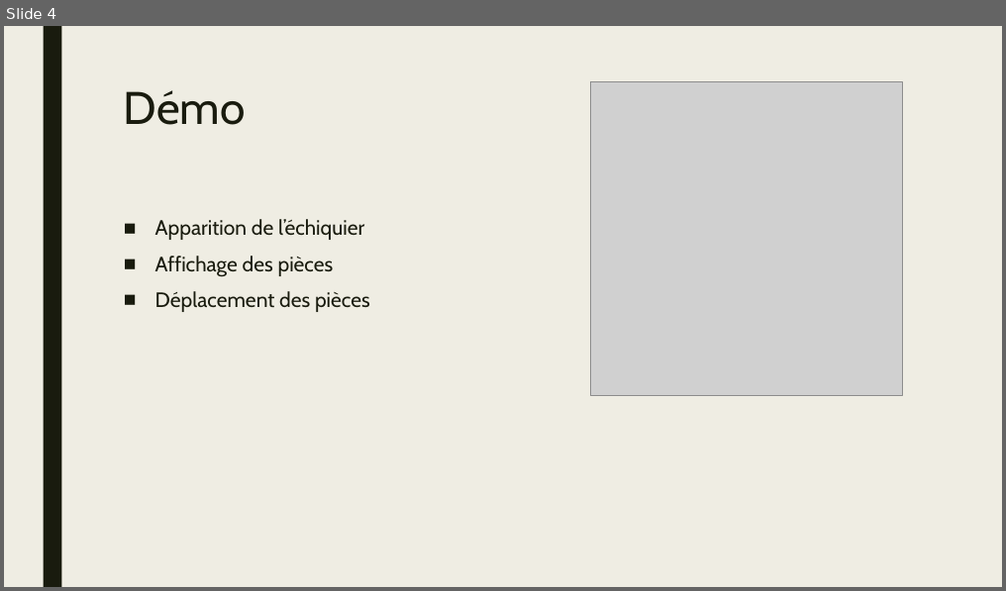
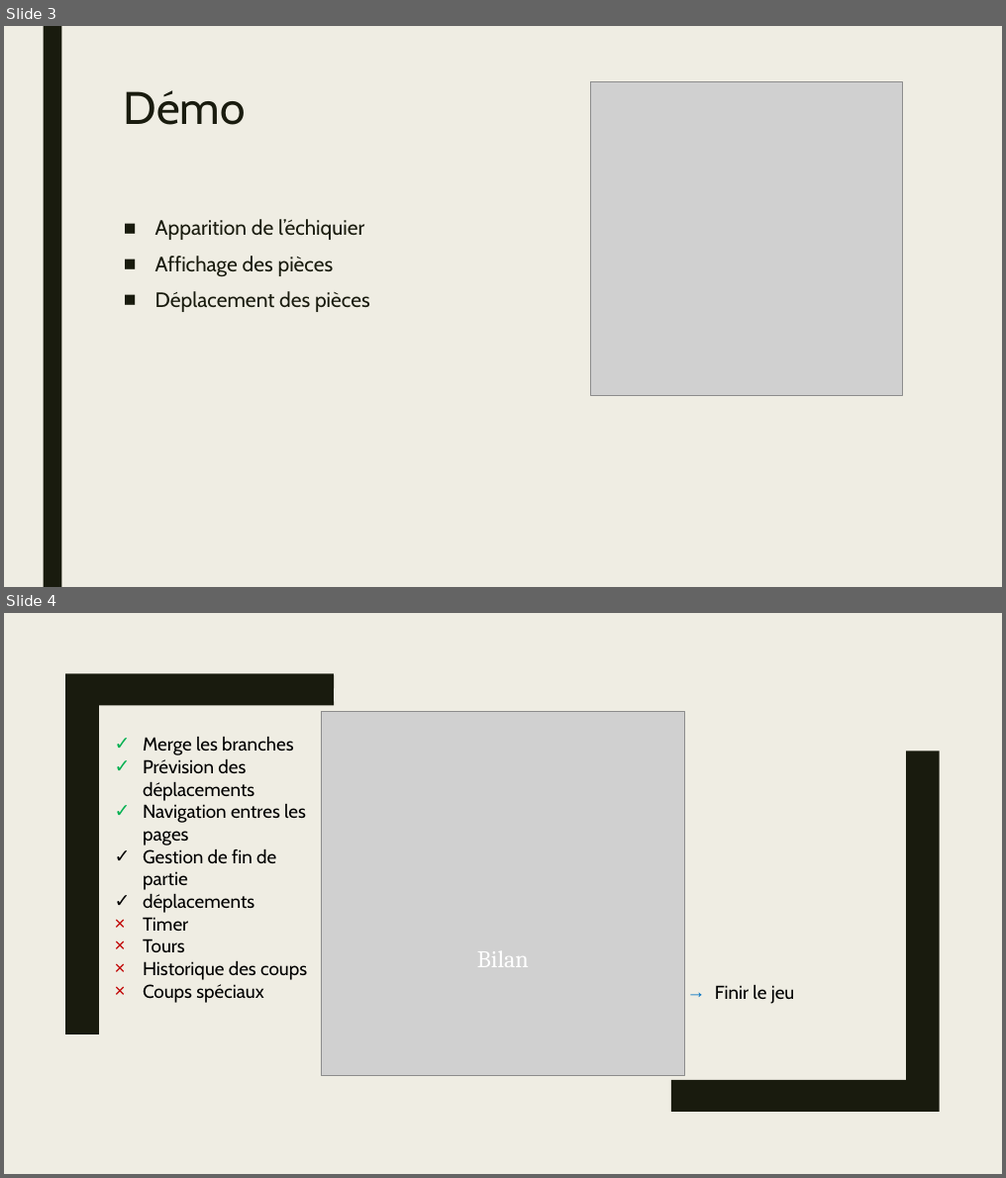
Before and after one commit to information47/Echiquier, a slide deck: Itération_2.pptx. Shown one above the other, each under a label of ours: slide 4 before the commit, slides 3 and 4 after it. The pictures are 1006x591 and 1006x1178 pixels, drawn with LibreOffice and Linux fonts; fonts in the diff are those of the drawing; grey boxes stand for pictures. Boxes give left, top, right and bottom in pixels: in the first picture for what was removed or moved away, otherwise in the second. Text is boxed around its words. In the diff, an @@ line names an element or a change of style, - is before the commit and + after.

Commit message:
powerpoint

```diff
--- a/Itération_2.pptx
+++ b/Itération_2.pptx
@@ slide 4 added at (x1=4, y1=613, x2=1002, y2=1174), background #EFEDE3 @@
@@ freeform shape added at (x1=65, y1=673, x2=334, y2=1035), fill #191B0E @@
@@ picture added at (x1=322, y1=712, x2=685, y2=1075) @@
@@ text added at (x1=143, y1=736, x2=307, y2=1003), 18 pt, text #000000 @@
+✓ Merge les branches
+✓ Prévision des déplacements
+✓ Navigation entres les pages
+✓ Gestion de fin de partie
+✓ déplacements
+× Timer
+× Tours
+× Historique des coups
+× Coups spéciaux
@@ freeform shape added at (x1=672, y1=751, x2=940, y2=1112), fill #191B0E @@
@@ subtitle added at (x1=477, y1=952, x2=529, y2=967), 23 pt, text #FFFFFF @@
+Bilan
@@ text added at (x1=715, y1=984, x2=795, y2=1004), 18 pt, text #000000 @@
+→ Finir le jeu
@@ what was slide 4 is now slide 3 @@
```
Also in this commit, not shown: 1 slide changed, 3 slides removed.
